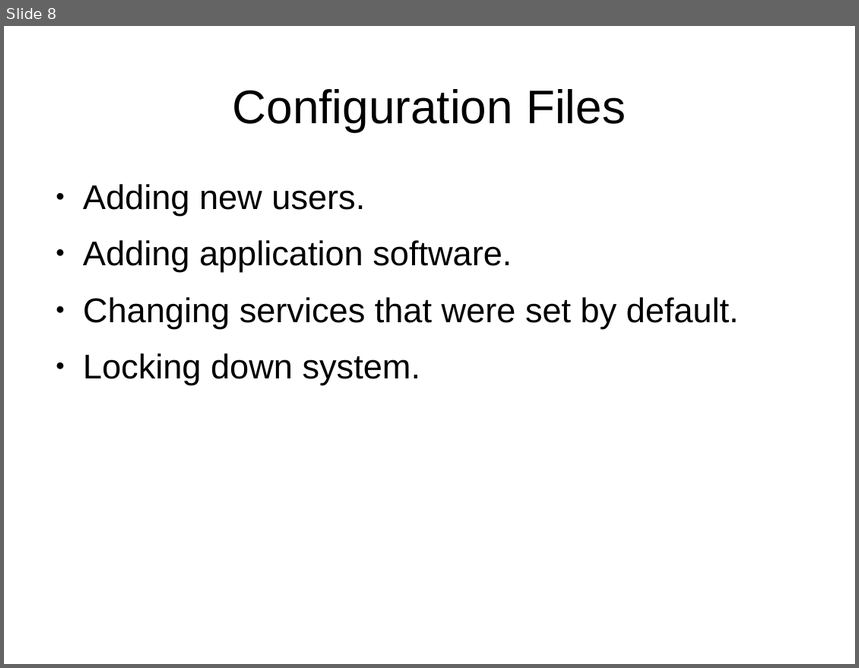
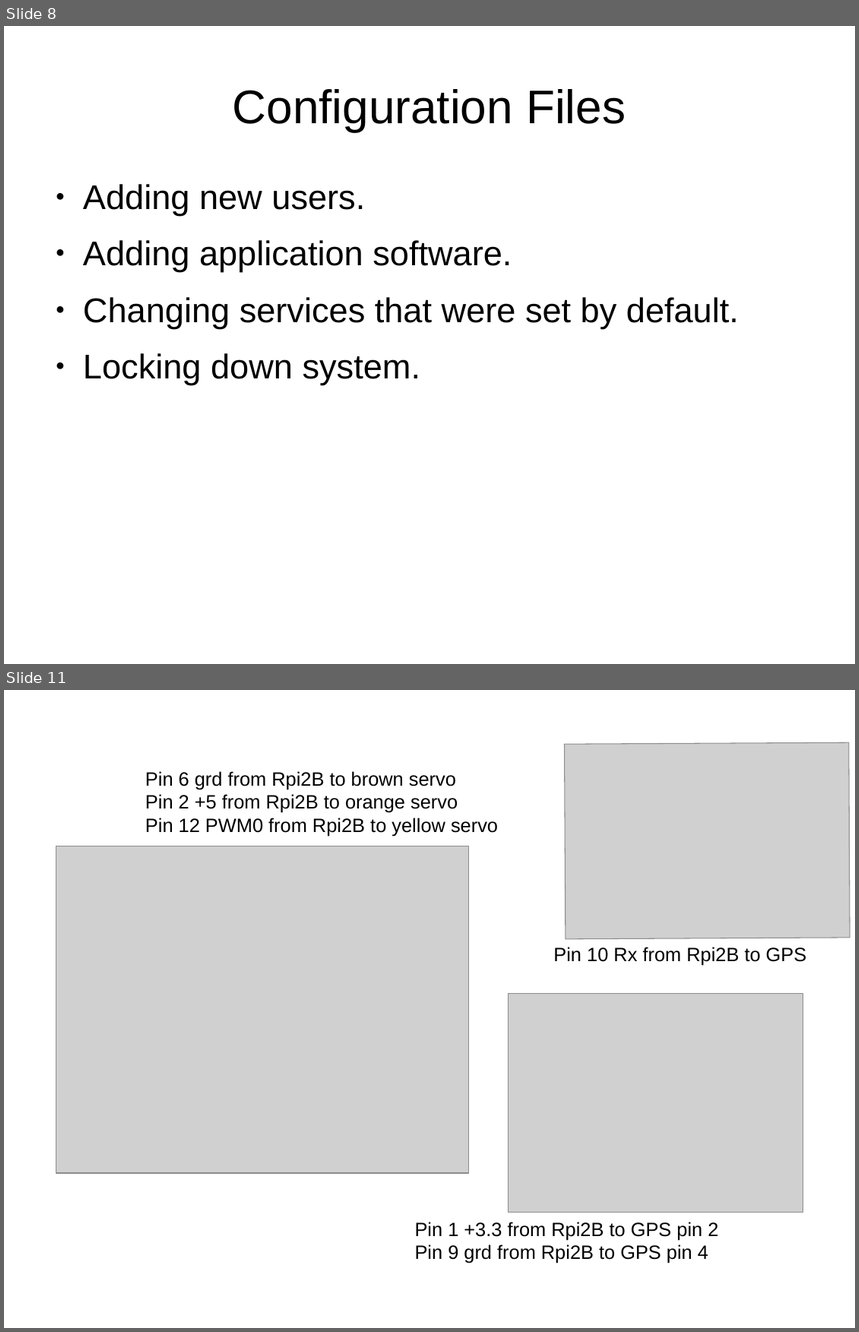
Before and after one commit to develone/raspbian-pi-gen, a slide deck: design.odp. Shown one above the other, each under a label of ours: slide 8 before the commit, slides 8 and 11 after it; the slides between them are not shown. The pictures are 859x668 and 859x1332 pixels, drawn with LibreOffice and Linux fonts; fonts in the diff are those of the drawing; grey boxes stand for pictures. Boxes give left, top, right and bottom in pixels: in the first picture for what was removed or moved away, otherwise in the second. Text is boxed around its words. In the diff, an @@ line names an element or a change of style, - is before the commit and + after.

```diff
--- a/design.odp
+++ b/design.odp
@@ slide 11 added at (x1=4, y1=690, x2=855, y2=1328), background #FFFFFF @@
@@ picture added at (x1=565, y1=742, x2=851, y2=939) @@
@@ text added at (x1=145, y1=771, x2=498, y2=836), 18 pt, text #000000 @@
+Pin 6 grd from Rpi2B to brown servo
+Pin 2 +5 from Rpi2B to orange servo
+Pin 12 PWM0 from Rpi2B to yellow servo
@@ picture added at (x1=56, y1=846, x2=469, y2=1173) @@
@@ text added at (x1=553, y1=947, x2=807, y2=965), 18 pt, text #000000 @@
+Pin 10 Rx from Rpi2B to GPS
@@ picture added at (x1=509, y1=994, x2=804, y2=1213) @@
@@ text added at (x1=415, y1=1222, x2=718, y2=1264), 18 pt, text #000000 @@
+Pin 1 +3.3 from Rpi2B to GPS pin 2
+Pin 9 grd from Rpi2B to GPS pin 4
```
Also in this commit, not shown: 5 slides changed, 3 other slides added, 4 other files.
